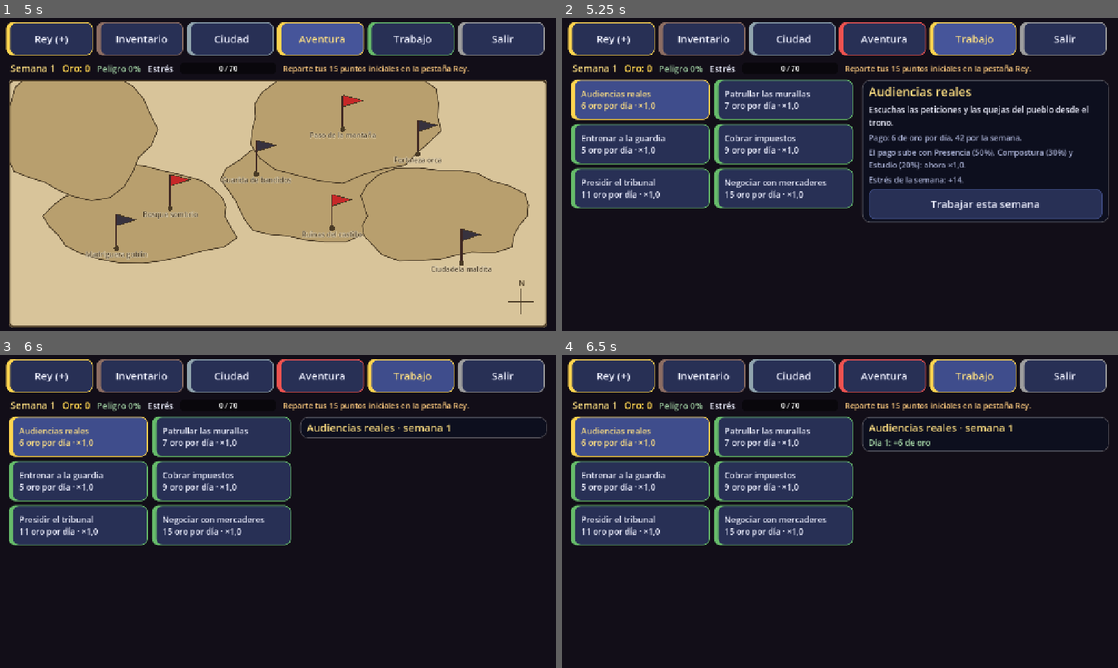
Above: before the commit, frames 1-4 (two rows, left to right).
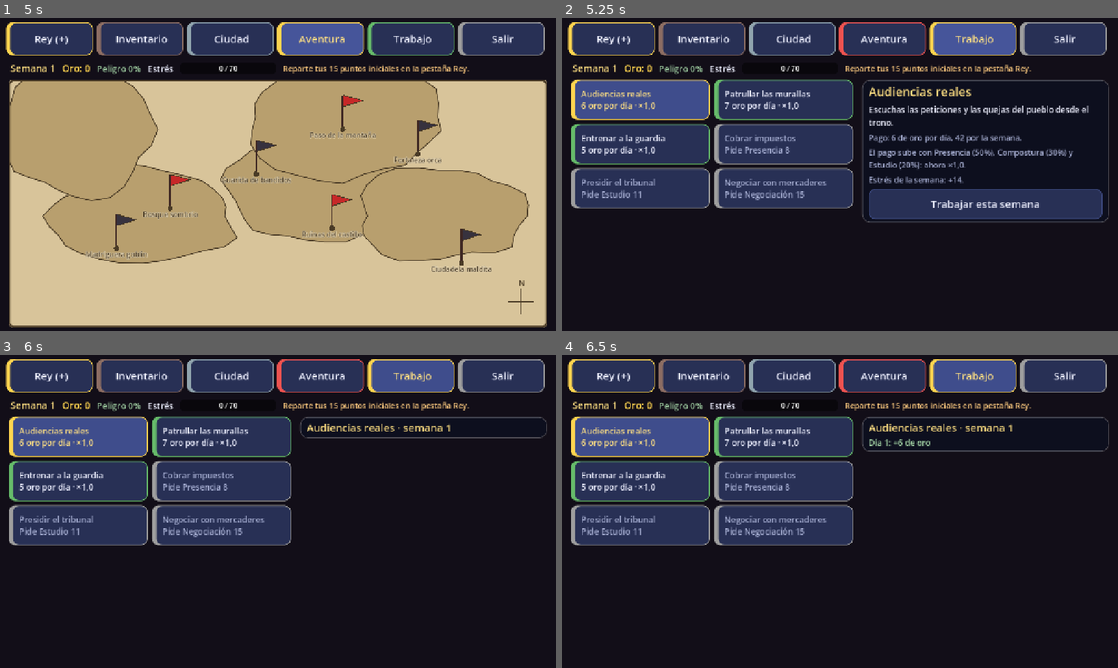
Above: after the commit, the same moments.

Repository: AskareV/Prueba2
Game: Godot game, scene res://escenas/menu_principal.tscn
The game is run twice, just before and just after one commit, with the same random seed, the same clock (stepped at 60 frames per second) and the same inputs.
Inputs:
- Up to frame 1 (5 s): click "Nueva partida" at 0.5 s; click "Diestro" at 1.25 s; click "Rey (+)" at 2 s; click "Inventario" at 2.75 s; click "Ciudad" at 3.5 s; click "Aventura" at 4.25 s
- Up to frame 2 (5.25 s): click "Trabajo" at 5 s
- Up to frame 3 (6 s): click "Trabajar esta semana" at 5.75 s
- Up to frame 4 (6.5 s): no input

Frame 1 is identical in both runs. In frame 2, 1.7% of the frame differs, in the area x 1-53%, y 34-61%; in frame 3, 1.7%; in frame 4, 1.7%.

Commit message:
Trabajos: los que pagan más piden un mínimo para entrar
Cobrar impuestos pide Presencia +5, presidir el tribunal Estudio +8 y
negociar con mercaderes Negociación +12; las audiencias, las murallas y la
guardia no piden nada. Así al principio solo se pueden hacer los baratos
(antes el más caro siempre convenía más). El pago no cambia.

En la pestaña Trabajo los que todavía no se pueden hacer se ven en gris con
lo que piden, como en la pestaña Rey (Presencia 8), y al elegirlos dicen
cuánto tienes y no dejan trabajar. Prueba nueva de los requisitos y el
recorrido del reino comprueba el tribunal cerrado y abierto.

Co-Authored-By: Claude Opus 5.5 <noreply@anthropic.com>
Claude-Session: https://claude.ai/code/session_01MhGQmbUv5fXtBKpdtRxiVy

Diff:
--- a/pruebas/prueba_reino.gd
+++ b/pruebas/prueba_reino.gd
@@ -238,6 +238,42 @@
 		verificar_cerca(suma, 1.0, "%s: los pesos suman 1" % oficio_id)
 
 
+## Los trabajos que pagan más piden un mínimo en su parte principal.
+func prueba_los_trabajos_caros_piden_un_minimo() -> void:
+	for oficio_id in DatosTrabajos.ORDEN:
+		var partes: Dictionary = DatosTrabajos.OFICIOS[oficio_id]["partes"]
+		for sub_id in DatosTrabajos.requisito(oficio_id):
+			verificar_igual(sub_id, partes.keys()[0], "%s pide su parte principal" % oficio_id)
+	var juego := EstadoReino.new()
+	juego.nueva_partida(true)
+	for oficio_id in ["audiencias", "murallas", "guardia"]:
+		verificar(juego.cumple_requisito(oficio_id), "%s: libre desde el principio" % oficio_id)
+	for oficio_id in ["impuestos", "tribunal", "mercaderes"]:
+		verificar(not juego.cumple_requisito(oficio_id), "%s: cerrado al principio" % oficio_id)
+	juego.extra["presencia"] = 4
+	verificar(not juego.cumple_requisito("impuestos"), "Con Presencia +4 todavía no cobra impuestos")
+	juego.extra["presencia"] = 5
+	verificar(juego.cumple_requisito("impuestos"), "Con Presencia +5 ya puede")
+	juego.extra["estudio"] = 8
+	verificar(juego.cumple_requisito("tribunal"), "Estudio +8 abre el tribunal")
+	juego.extra["negociacion"] = 11
+	verificar(not juego.cumple_requisito("mercaderes"), "Negociación +11 no alcanza")
+	# Un punto en Carisma sube +1 sus tres partes: también cuenta.
+	juego.veces["carisma"] = 1
+	verificar(juego.cumple_requisito("mercaderes"), "Con un punto en Carisma llega a +12")
+	verificar_igual(DatosTrabajos.texto_requisito("mercaderes"), "Negociación 15", "Se muestra como en la pestaña Rey")
+	verificar_igual(DatosTrabajos.texto_requisito("audiencias"), "", "Las audiencias no piden nada")
+	# El Amuleto suma decimales: 4,975 se ve 8 en la pestaña Rey y alcanza; 4,9 se ve 7,9 y no.
+	juego.veces.erase("carisma")
+	juego.extra["presencia"] = 4
+	juego.extra["amuleto"] = 13
+	verificar_cerca(juego.puntos_de("presencia"), 4.975, "Presencia +4 con el Amuleto +13")
+	verificar(juego.cumple_requisito("impuestos"), "Se ve como Presencia 8: alcanza")
+	juego.extra["amuleto"] = 12
+	verificar(not juego.cumple_requisito("impuestos"), "Se ve como Presencia 7,9: no alcanza")
+	juego.free()
+
+
 ## El pago sube con las partes del trabajo, según su peso, hasta ×2 con +20.
 func prueba_el_pago_sube_con_las_partes_del_trabajo() -> void:
 	var juego := EstadoReino.new()
--- a/pruebas/recorrido_reino.gd
+++ b/pruebas/recorrido_reino.gd
@@ -396,15 +396,43 @@
 	_verificar(_juego.oro == oro + precio, "Vender suma el oro (con Negociación)")
 
 
-## Trabaja una semana y espera a que se muestren los siete días.
+## Primer botón en pantalla cuyo texto empieza así, o null.
+func _boton(nodo: Node, texto: String) -> Button:
+	for hijo in nodo.get_children():
+		if hijo.is_queued_for_deletion():
+			continue
+		if hijo is Button and (hijo as Button).text.begins_with(texto):
+			return hijo
+		var encontrado := _boton(hijo, texto)
+		if encontrado != null:
+			return encontrado
+	return null
+
+
+## Trabaja una semana y espera a que se muestren los siete días. El tribunal
+## pide Estudio +8: sin eso, su botón dice qué pide y no deja trabajar.
 func _recorrer_trabajo() -> void:
 	var reino := current_scene
 	_juego.estres = 0.0
 	var semana: int = _juego.semana
 	reino.call("_mostrar_pestana", "trabajo")
 	await process_frame
+	_verificar(not _juego.cumple_requisito("tribunal"), "El rey del recorrido todavía no tiene Estudio +8")
+	_verificar(_boton(reino, "Presidir el tribunal\nPide Estudio 11") != null, "El tribunal dice qué pide")
 	reino.call("_al_elegir_oficio", "tribunal")
 	await process_frame
+	var trabajar := _boton(reino, "Trabajar esta semana")
+	_verificar(trabajar != null and trabajar.disabled, "Sin el requisito, el botón de trabajar está apagado")
+	reino.call("_al_trabajar")
+	await process_frame
+	_verificar(_juego.semana == semana and not reino.get("_ocupado"), "Y no pasa la semana")
+	_juego.extra["estudio"] = int(_juego.extra.get("estudio", 0)) + 8
+	reino.call("_mostrar_pestana", "trabajo")
+	await process_frame
+	reino.call("_al_elegir_oficio", "tribunal")
+	await process_frame
+	trabajar = _boton(reino, "Trabajar esta semana")
+	_verificar(trabajar != null and not trabajar.disabled, "Con Estudio +8 ya se puede")
 	reino.call("_al_trabajar")
 	for i in 600:
 		await process_frame
--- a/scripts/reino/datos_trabajos.gd
+++ b/scripts/reino/datos_trabajos.gd
@@ -2,7 +2,9 @@
 extends RefCounted
 ## Trabajos del rey (pestaña Trabajo). Un trabajo ocupa la semana entera y se
 ## cobran los siete días. El pago sube con tres partes de las características
-## que tocan a cada trabajo: la primera es la que más pesa. Números provisionales.
+## que tocan a cada trabajo: la primera es la que más pesa. Los que pagan más
+## piden un mínimo en su parte principal ("requisito": puntos sobre la base).
+## Números provisionales.
 
 const OFICIOS := {
 	"audiencias": {
@@ -23,16 +25,19 @@
 	"impuestos": {
 		"nombre": "Cobrar impuestos", "pago": 9, "estres": 3.5,
 		"partes": {"presencia": 0.5, "velocidad": 0.3, "buen_ojo": 0.2},
+		"requisito": {"presencia": 5},
 		"descripcion": "Visitas las aldeas para recaudar el tributo de la corona.",
 	},
 	"tribunal": {
 		"nombre": "Presidir el tribunal", "pago": 11, "estres": 5.0,
 		"partes": {"estudio": 0.5, "compostura": 0.3, "firmeza": 0.2},
+		"requisito": {"estudio": 8},
 		"descripcion": "Juzgas los pleitos y los crímenes del reino.",
 	},
 	"mercaderes": {
 		"nombre": "Negociar con mercaderes", "pago": 15, "estres": 6.0,
 		"partes": {"negociacion": 0.5, "buen_ojo": 0.3, "golpe_suerte": 0.2},
+		"requisito": {"negociacion": 12},
 		"descripcion": "Discutes precios y permisos con los gremios de comerciantes.",
 	},
 }
@@ -44,6 +49,8 @@
 ## Cuánto sube el pago cada punto de las partes del trabajo (sobre 3, hasta el
 ## tope de +20), según su peso: con +20 en las tres, ×2.
 const PAGO_POR_PUNTO := 0.05
+## Lo que puede faltar para cumplir un requisito sin que se note en la pestaña Rey.
+const MARGEN_REDONDEO := 0.05
 
 
 ## Multiplicador del pago con esos puntos útiles por parte ({"presencia": 10.0, ...};
@@ -70,6 +77,32 @@
 	return ", ".join(textos.slice(0, textos.size() - 1)) + " y " + textos[textos.size() - 1]
 
 
+## Puntos que pide ese trabajo para entrar, por parte ({} si no pide nada).
+static func requisito(oficio_id: String) -> Dictionary:
+	return OFICIOS[oficio_id].get("requisito", {})
+
+
+## true si esos puntos útiles por parte ({"presencia": 6.0, ...}) cumplen lo
+## que pide el trabajo. Como la pestaña Rey redondea (con el Amuleto, 7,975
+## se ve 8), lo que le falta menos de MARGEN_REDONDEO cuenta como cumplido.
+static func cumple_requisito(oficio_id: String, puntos: Dictionary) -> bool:
+	var pide := requisito(oficio_id)
+	for sub_id in pide:
+		if float(puntos.get(sub_id, 0.0)) < float(pide[sub_id]) - MARGEN_REDONDEO:
+			return false
+	return true
+
+
+## "Presencia 8": lo que pide para entrar, con el valor que muestra la pestaña Rey
+## (la base más los puntos). "" si no pide nada.
+static func texto_requisito(oficio_id: String) -> String:
+	var textos: PackedStringArray = []
+	var pide := requisito(oficio_id)
+	for sub_id in pide:
+		textos.append("%s %d" % [String(DatosEstadisticas.SUBS[sub_id]["nombre"]), roundi(DatosEstadisticas.BASE) + int(pide[sub_id])])
+	return " y ".join(textos)
+
+
 ## La semana de trabajo: se cobran los siete días. Devuelve {"oro", "pago_dia",
 ## "estres"}.
 static func trabajar_semana(oficio_id: String, multiplicador_pago := 1.0) -> Dictionary:
--- a/scripts/reino/estado_reino.gd
+++ b/scripts/reino/estado_reino.gd
@@ -966,8 +966,17 @@
 	return estres < DatosTrabajos.ESTRES_MAXIMO
 
 
-## Trabaja la semana entera en ese oficio y pasa la semana. Las partes del
-## trabajo suben el pago y Compostura baja el estrés.
+## true si el rey tiene lo que pide ese trabajo para entrar (ver DatosTrabajos).
+func cumple_requisito(oficio_id: String) -> bool:
+	var puntos := {}
+	for sub_id in DatosTrabajos.requisito(oficio_id):
+		puntos[sub_id] = puntos_de(sub_id)
+	return DatosTrabajos.cumple_requisito(oficio_id, puntos)
+
+
+## Trabaja la semana entera en ese oficio y pasa la semana (antes hay que mirar
+## puede_trabajar y cumple_requisito). Las partes del trabajo suben el pago y
+## Compostura baja el estrés.
 func trabajar(oficio_id: String) -> Dictionary:
 	var resultado := DatosTrabajos.trabajar_semana(oficio_id, multiplicador_pago(oficio_id))
 	resultado["estres"] = estres_mental(resultado["estres"])
--- a/scripts/reino/reino.gd
+++ b/scripts/reino/reino.gd
@@ -1127,14 +1127,20 @@
 	var grupo := ButtonGroup.new()
 	for oficio_id in DatosTrabajos.ORDEN:
 		var oficio: Dictionary = DatosTrabajos.OFICIOS[oficio_id]
-		var boton := UIReino.boton("%s\n%d oro por día · ×%s" % [oficio["nombre"], Juego.pago_trabajo(oficio_id),
-			_multiplicador(Juego.multiplicador_pago(oficio_id))],
+		# Los que todavía no puede hacer dicen qué piden, en gris.
+		var abierto := Juego.cumple_requisito(oficio_id)
+		var linea := "%d oro por día · ×%s" % [Juego.pago_trabajo(oficio_id), _multiplicador(Juego.multiplicador_pago(oficio_id))]
+		if not abierto:
+			linea = "Pide " + DatosTrabajos.texto_requisito(oficio_id)
+		var boton := UIReino.boton("%s\n%s" % [oficio["nombre"], linea],
 			_al_elegir_oficio.bind(oficio_id), Vector2(320, 92), 19)
 		boton.alignment = HORIZONTAL_ALIGNMENT_LEFT
 		boton.toggle_mode = true
 		boton.button_group = grupo
 		boton.button_pressed = oficio_id == _oficio
-		Estilo.con_franja(boton, Color("#66bb6a"))
+		Estilo.con_franja(boton, Color("#66bb6a") if abierto else Color("#9e9e9e"))
+		if not abierto:
+			boton.add_theme_color_override("font_color", Estilo.TEXTO_SUAVE)
 		rejilla.add_child(boton)
 	_crear_detalle_oficio()
 
@@ -1158,10 +1164,23 @@
 	columna.add_child(UIReino.parrafo("Estrés de la semana: +%s." %
 		_formato(Juego.estres_mental(float(oficio["estres"]) * DatosTrabajos.DIAS)), 530, 18))
 	var boton := UIReino.boton("Trabajar esta semana", _al_trabajar, Vector2(530, 70), 24)
-	if not Juego.puede_trabajar():
+	if not Juego.cumple_requisito(_oficio):
+		boton.disabled = true
+		columna.add_child(UIReino.parrafo(_texto_requisito(_oficio), 530, 18, Color("#ef9a9a")))
+	elif not Juego.puede_trabajar():
 		boton.disabled = true
 		columna.add_child(UIReino.parrafo("Demasiado estresado para trabajar (máximo %d). Descansa primero." % roundi(DatosTrabajos.ESTRES_MAXIMO), 530, 18, Color("#ef9a9a")))
 	columna.add_child(boton)
+
+
+## "Para trabajar aquí necesitas Presencia 8 (tienes 5)."
+func _texto_requisito(oficio_id: String) -> String:
+	var textos: PackedStringArray = []
+	var pide := DatosTrabajos.requisito(oficio_id)
+	for sub_id in pide:
+		textos.append("%s %d (tienes %s)" % [DatosEstadisticas.SUBS[sub_id]["nombre"],
+			roundi(DatosEstadisticas.BASE) + int(pide[sub_id]), _formato(Juego.valor_sub(sub_id))])
+	return "Para trabajar aquí necesitas %s." % " y ".join(textos)
 
 
 func _al_elegir_oficio(oficio_id: String) -> void:
@@ -1181,7 +1200,7 @@
 
 ## Pasa la semana trabajando y muestra día por día cómo fue.
 func _al_trabajar() -> void:
-	if _ocupado or not Juego.puede_trabajar():
+	if _ocupado or not Juego.puede_trabajar() or not Juego.cumple_requisito(_oficio):
 		return
 	_ocupado = true
 	var oficio: Dictionary = DatosTrabajos.OFICIOS[_oficio]
Not shown, changed: README.md
Not shown, changed: docs/diseno.md
